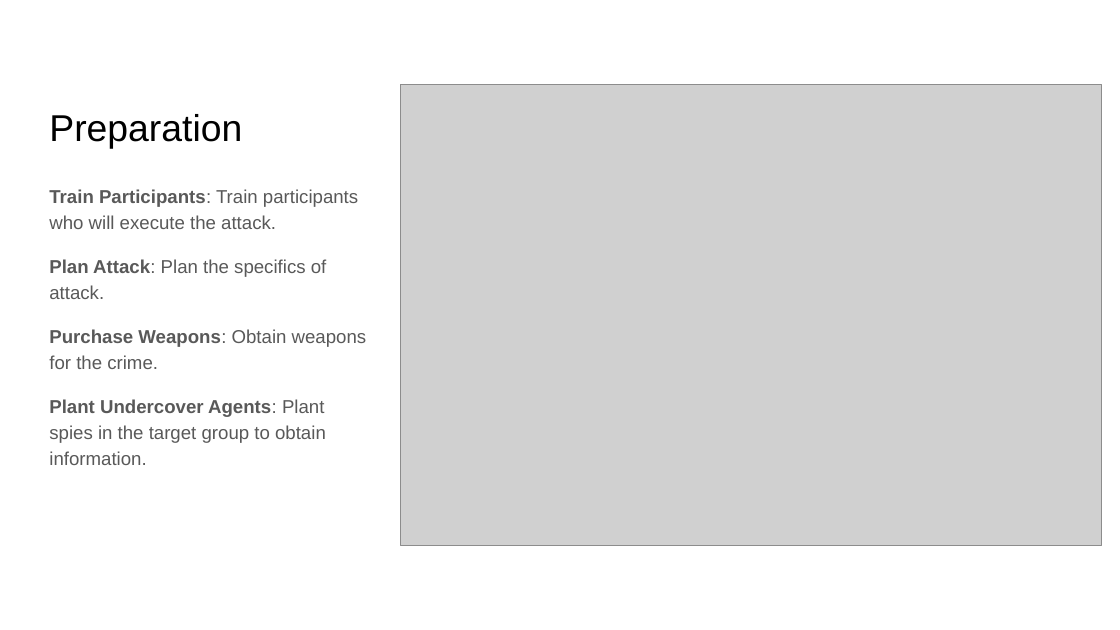
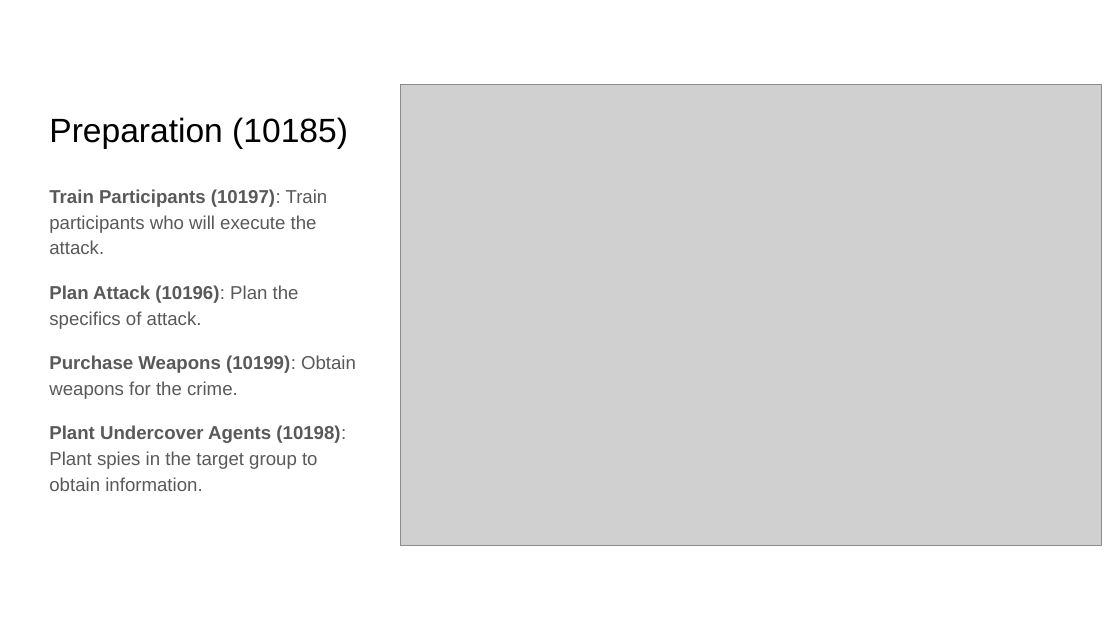
Before and after one commit to RESIN-KAIROS/schemalib, a slide deck: slide 4 of hrf/terrorist_attack.pptx. Drawn at 1120x630 pixels with LibreOffice and Linux fonts; fonts in the diff are those of the drawing; grey boxes stand for pictures. Boxes give left, top, right and bottom in pixels: in the first picture for what was removed or moved away, otherwise in the second. Text is boxed around its words. In the diff, an @@ line names an element or a change of style, - is before the commit and + after.

Commit message:
HRF mass shooting, terrorist attack

```diff
--- a/hrf/terrorist_attack.pptx
+++ b/hrf/terrorist_attack.pptx
@@ title at [49,117,348,148]: text changed; size 24 to 21.6 pt @@
-Preparation
+Preparation (10185)
@@ text at [49,189,356,491]: text changed @@
-Train Participants: Train participants who will execute the attack.
-Plan Attack: Plan the specifics of attack.
-Purchase Weapons: Obtain weapons for the crime.
-Plant Undercover Agents: Plant spies in the target group to obtain information.
+Train Participants (10197): Train participants who will execute the attack.
+Plan Attack (10196): Plan the specifics of attack.
+Purchase Weapons (10199): Obtain weapons for the crime.
+Plant Undercover Agents (10198): Plant spies in the target group to obtain information.
```
Also in this commit, not shown: 5 other slides changed, 1 other file.
